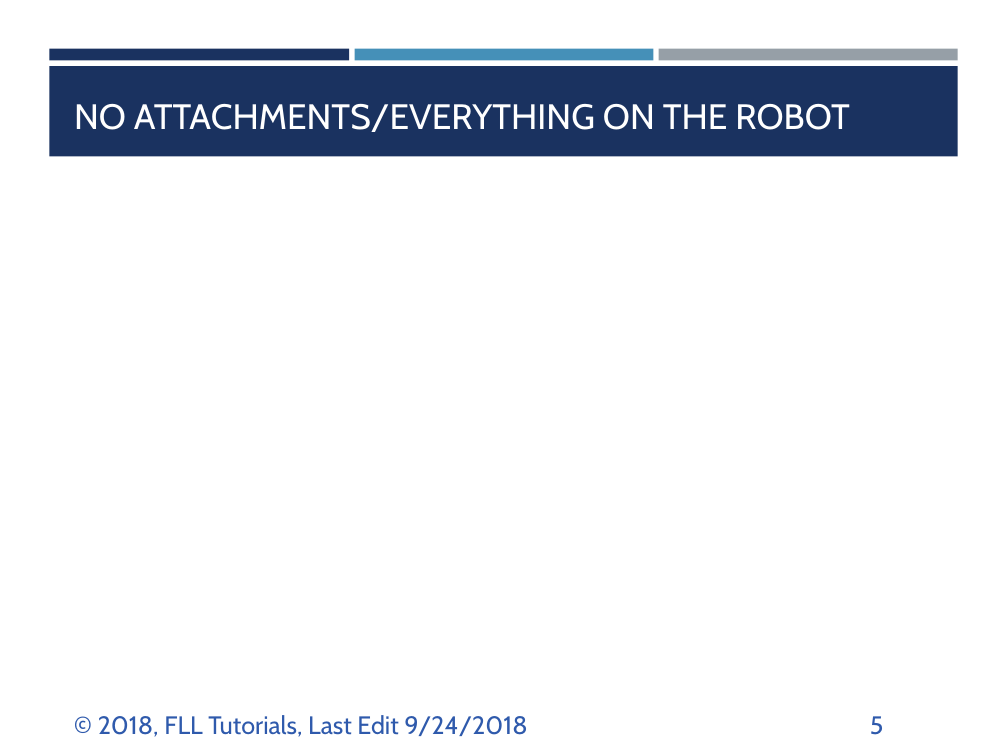
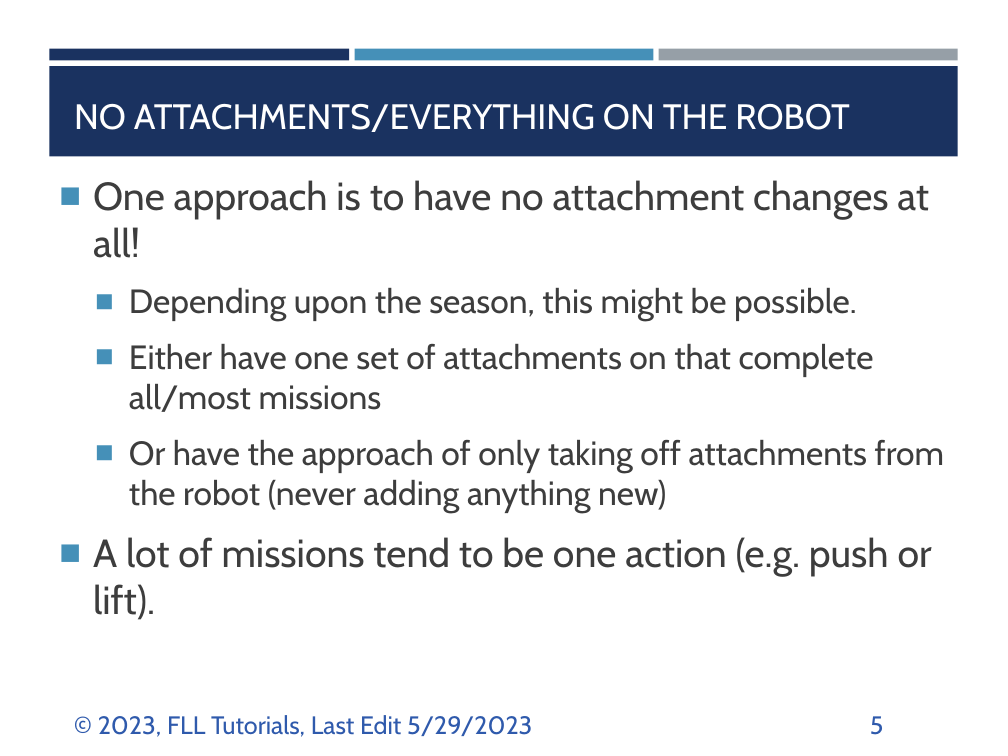
Before and after one commit to ev3lessons/FLL-Tutorials, a slide deck: slide 5 of translations/en-us/RobotGame/SavingTime.pptx. Drawn at 1008x756 pixels with LibreOffice and Linux fonts; fonts in the diff are those of the drawing. Boxes give left, top, right and bottom in pixels: in the first picture for what was removed or moved away, otherwise in the second. Text is boxed around its words. In the diff, an @@ line names an element or a change of style, - is before the commit and + after.

```diff
--- a/translations/en-us/RobotGame/SavingTime.pptx
+++ b/translations/en-us/RobotGame/SavingTime.pptx
@@ text added at <box>93,180,944,620</box>, 24 pt, text #3D3D3D @@
+■ One approach is to have no attachment changes at all!
+  ■ Depending upon the season, this might be possible.
+  ■ Either have one set of attachments on that complete all/most missions
+  ■ Or have the approach of only taking off attachments from the robot (never adding anything new)
+■ A lot of missions tend to be one action (e.g. push or lift).
@@ text at <box>98,715,532,737</box>: text changed @@
-© 2018, FLL Tutorials, Last Edit 9/24/2018
+© 2023, FLL Tutorials, Last Edit 5/29/2023
```
Also in this commit, not shown: 6 other slides changed, 1 slide added, 3 other files.
